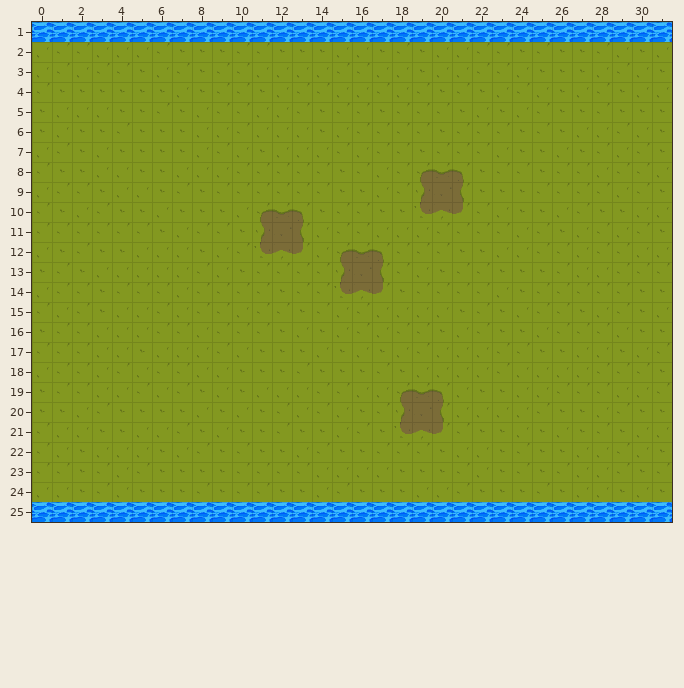
Two versions of a level (Tiled map, assets/tiled/map.tmx). The picture above is the old version.
Cells are 32x32 px. Shown: x 0..31, y 1..25.
Now the later version:
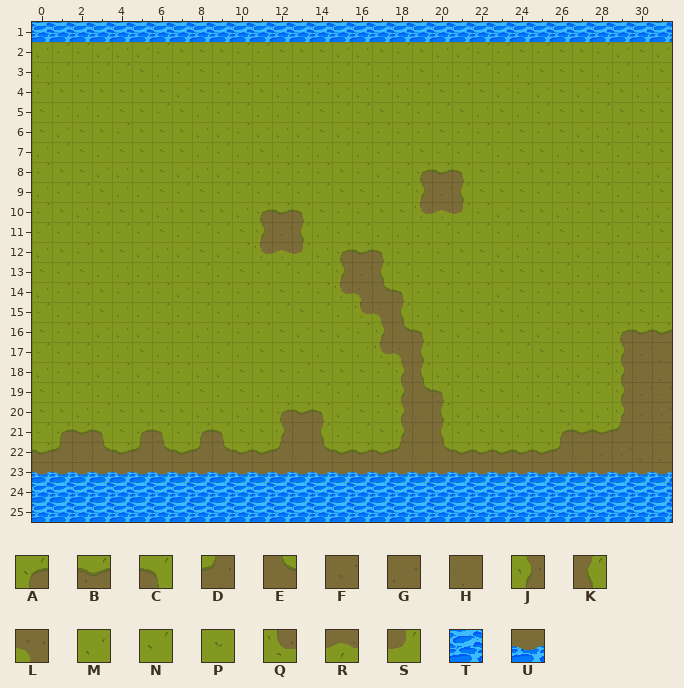
Key: from "tiles": A 0, B 1, C 2, D 3, E 4, F 5, G 6, H 7, J 8, K 10, L 11, M 13, N 14, P 15, Q 16, R 17, S 18, T 21, U 30.
_ is an empty cell.
The commit says: Mas trees
The exact change:
Layer "Background":
y 14: x 16..18 RSP -> LEC
y 15: x 16..18 NMM -> QLK
y 16: x 17..19 MNN -> JEC; x 29..31 MPP -> ABB
y 17: x 17..19 PMN -> QLK; x 29..31 PMN -> JFH
y 18: x 18..19 PM -> JK; x 29..31 NNP -> JGH
y 19: x 18..19 AB -> JE; x 29..31 MMN -> JFF
y 20: x 12..14 NMN -> ABC; x 29..31 NPP -> JFF
y 21: x 1..3 MMP -> ABC; x 5..6 MM -> AC; x 8..9 PM -> AC; x 12..14 NPP -> JGK; x 18..20 QRS -> JGK; x 26..31 MPNPMM -> ABBDGF
y 22: x 0..31 NMPMMMPMNPNPPMNPPNNNPMMPNPPMMNMP -> BDGEBDEBDEBBDGEBBBDGEBBBBBDGFFHH
y 23: x 0..31 NNPNMNPPPPNNNNMMMMPPPNMPNPNMMNPN -> UUUUUUUUUUUUUUUUUUUUUUUUUUUUUUUU
y 24: x 0..31 MMPNMPPPNPNNPPMNPPPMMNPPPNPMMPMP -> TTTTTTTTTTTTTTTTTTTTTTTTTTTTTTTT
Where, in picture pixels (left, top, right, bottom), the same in both pictures:
changed: (32, 282, 672, 502)
